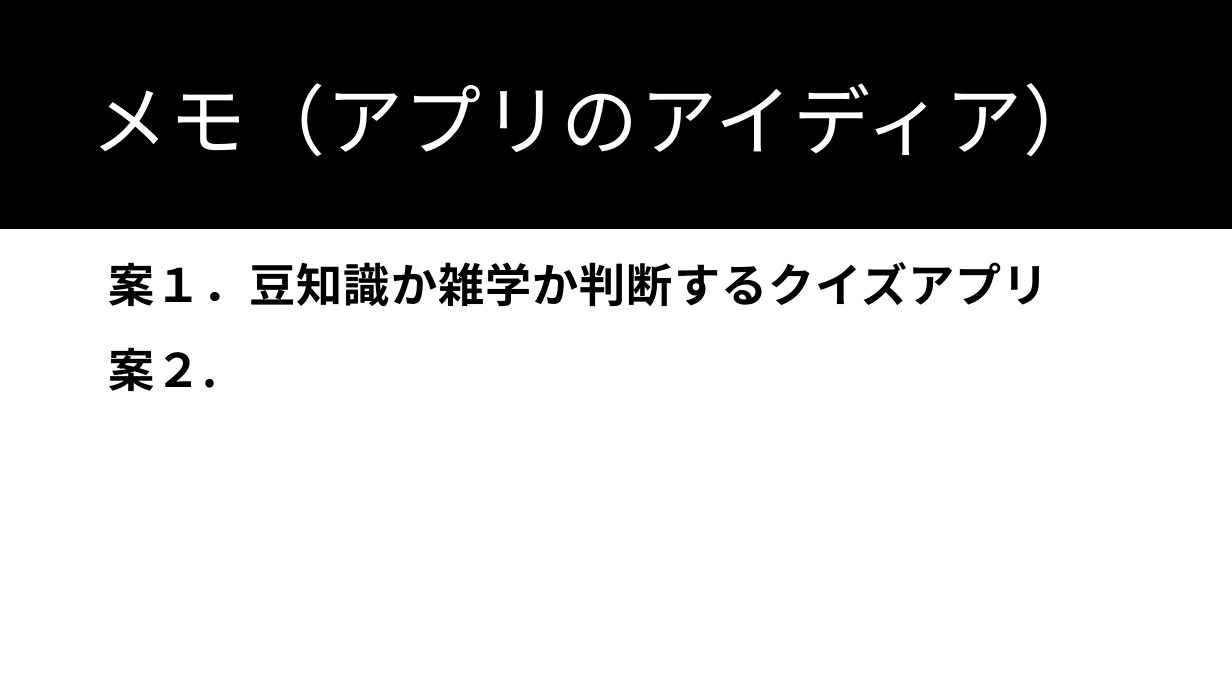
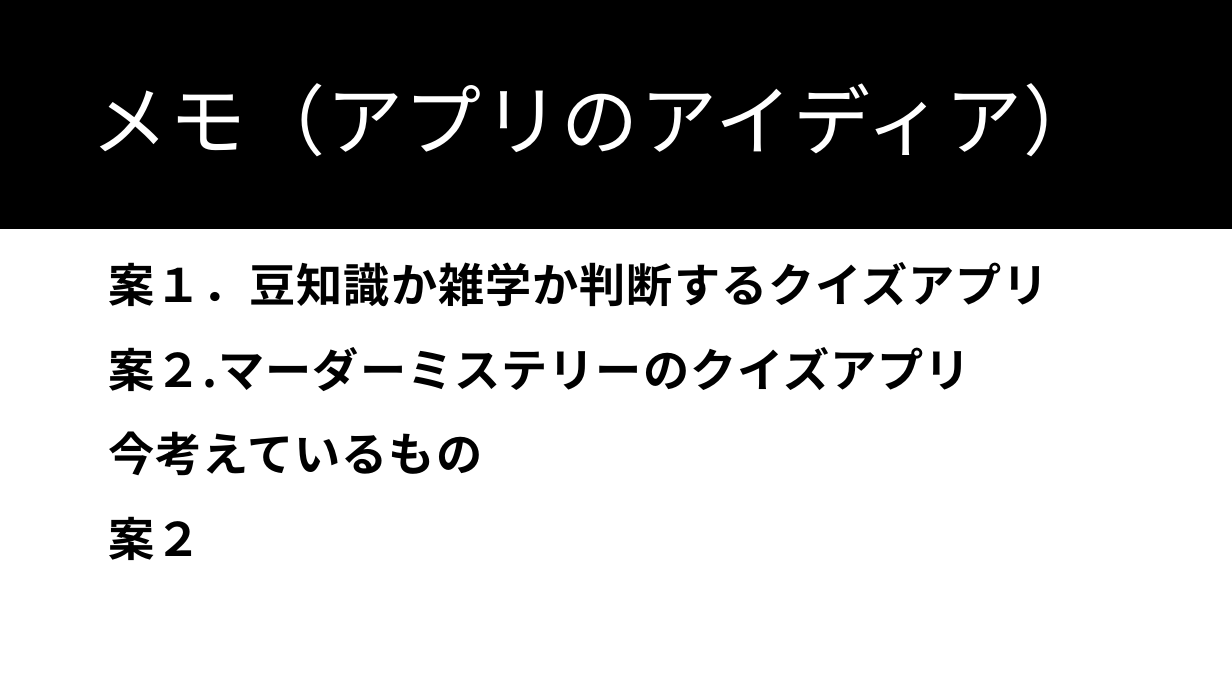
Before and after one commit to Wtnbtkm/flutter_application_1, a slide deck: slide 6 of Flutterの制作仕様書・アイディア（メモ）.pptx. Drawn at 1232x693 pixels with LibreOffice and Linux fonts; fonts in the diff are those of the drawing. Boxes give left, top, right and bottom in pixels: in the first picture for what was removed or moved away, otherwise in the second. Text is boxed around its words. In the diff, an @@ line names an element or a change of style, - is before the commit and + after.

```diff
--- a/Flutterの制作仕様書・アイディア（メモ）.pptx
+++ b/Flutterの制作仕様書・アイディア（メモ）.pptx
@@ text at box(108, 347, 971, 560): text changed @@
-案２.
+案２.マーダーミステリーのクイズアプリ
+今考えているもの
+案２
```
Also in this commit, not shown: 1 other slide changed, 1 other file.
